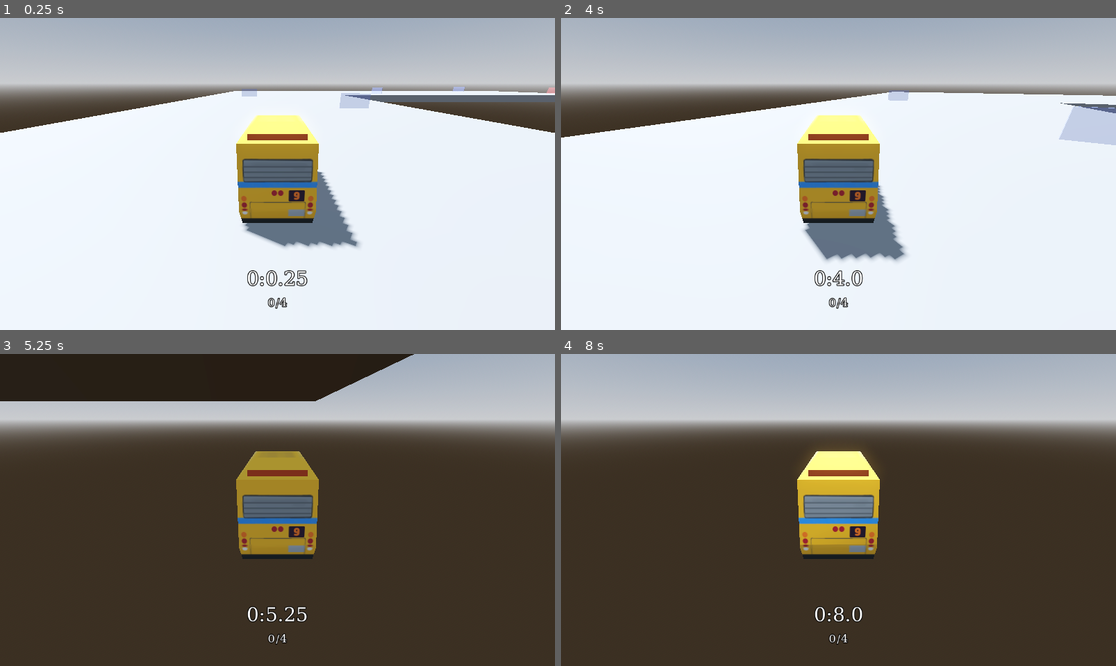
Above: before the commit, frames 1-4 (two rows, left to right).
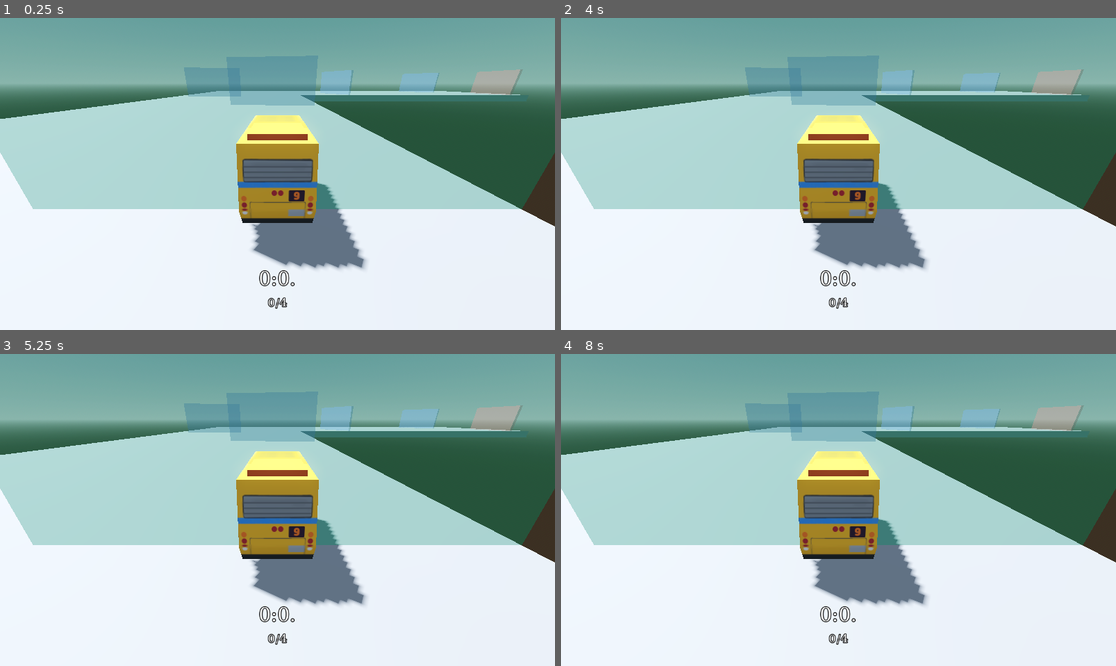
Above: after the commit, the same moments.

Repository: Username4DSchool/racing_game
Game: Godot game, scene res://tracks/track_1.tscn
Two runs of this game, one before a commit and one after it. Both use one fixed random seed, a clock stepped at 60 frames per second and the inputs below. This scene is started directly instead of the project's main scene.
Inputs:
- Up to frame 1 (0.25 s): no input
- Up to frame 2 (4 s): hold Right (ui_right) 0.53-1.28 s; tap Y (retire, bound only after the commit) every 0.75 s from 0.6 to 3.6 s; hold Down (ui_down) 1.28-2.03 s; hold Right (ui_right) 2.03-2.78 s; hold Up (ui_up) 2.78-3.53 s; hold Left (ui_left) from 3.53 s (still down)
- Up to frame 3 (5.25 s): tap R (respawn) at 4.15 s; tap Y (retire, bound only after the commit) at 4.35, 5.1 s; release Left (ui_left) at 5.03 s; hold Down (ui_down) from 5.03 s (still down)
- Up to frame 4 (8 s): release Down (ui_down) at 5.78 s; hold Right (ui_right) 5.78-6.53 s; tap Y (retire, bound only after the commit) at 5.85, 6.6, 7.35 s; hold Up (ui_up) 6.53-7.28 s; hold Right (ui_right) from 7.28 s (still down)

The runs differ from the first frame. In frame 1, 59% of the frame differs, in the area x 0-100%, y 0-86%; in frame 2, 58%; in frame 3, 95%; in frame 4, 97%, in the area x 0-100%, y 0-100%.
Error before the commit: Invalid assignment of property or key 'velocity' with value of type 'Vector2' on a base object of type 'CharacterBody3D (car.gd)'. (res://track.gd:55)

Commit message:
added advanced timer, added start block

Diff:
--- a/car.gd
+++ b/car.gd
@@ -5,6 +5,7 @@
 @export var sliding = false
 @export var slide_steer = 0
 @export var drift_multiplier= 0
+
 func _physics_process(delta: float) -> void:
 	if Input.get_axis("ui_left", "ui_right") and speed > 0:
 		if speed < 0.2:
--- a/checkpoint.tscn
+++ b/checkpoint.tscn
@@ -13,6 +13,7 @@
 albedo_color = Color(0.576471, 0.643137, 1, 0.392157)
 
 [node name="checkpoint" type="Area3D"]
+transform = Transform3D(4, 0, 0, 0, 4, 0, 0, 0, 4, 0, 0, 0)
 script = ExtResource("1_luqgl")
 
 [node name="CollisionShape3D" type="CollisionShape3D" parent="."]
--- a/finish.tscn
+++ b/finish.tscn
@@ -13,6 +13,7 @@
 albedo_color = Color(1, 0.494118, 0.521569, 0.392157)
 
 [node name="finish" type="Area3D"]
+transform = Transform3D(4, 0, 0, 0, 4, 0, 0, 0, 4, 0, 0, 0)
 script = ExtResource("1_yp4eo")
 
 [node name="CollisionShape3D" type="CollisionShape3D" parent="."]
--- a/project.godot
+++ b/project.godot
@@ -58,3 +58,8 @@
 "events": [Object(InputEventKey,"resource_local_to_scene":false,"resource_name":"","device":-1,"window_id":0,"alt_press …(192 unchanged characters)…
 ]
 }
+retire={
+"deadzone": 0.2,
+"events": [Object(InputEventKey,"resource_local_to_scene":false,"resource_name":"","device":-1,"window_id":0,"alt_pressed":false,"shift_pressed":false,"ctrl_pressed":false,"meta_pressed":false,"pressed":false,"keycode":0,"physical_keycode":89,"key_label":0,"unicode":122,"location":0,"echo":false,"script":null)
+]
+}
--- /dev/null
+++ b/start.tscn
@@ -0,0 +1,23 @@
+[gd_scene load_steps=4 format=3 uid="uid://cntf6f6dturiq"]
+
+[sub_resource type="BoxShape3D" id="BoxShape3D_goijn"]
+size = Vector3(2, 1, 0.1)
+
+[sub_resource type="BoxMesh" id="BoxMesh_yp4eo"]
+size = Vector3(2, 1, 0.1)
+
+[sub_resource type="StandardMaterial3D" id="StandardMaterial3D_1svla"]
+transparency = 1
+albedo_color = Color(2.02149e-06, 0.795811, 0.52185, 0.392157)
+
+[node name="start" type="Area3D"]
+transform = Transform3D(4, 0, 0, 0, 4, 0, 0, 0, 4, 0, 0, 0)
+
+[node name="CollisionShape3D" type="CollisionShape3D" parent="."]
+transform = Transform3D(-4.37114e-08, 0, 1, 0, 1, 0, -1, 0, -4.37114e-08, 0, 0.5, 0)
+shape = SubResource("BoxShape3D_goijn")
+
+[node name="MeshInstance3D" type="MeshInstance3D" parent="."]
+transform = Transform3D(-4.37114e-08, 0, 1, 0, 1, 0, -1, 0, -4.37114e-08, 0, 0.5, 0)
+mesh = SubResource("BoxMesh_yp4eo")
+surface_material_override/0 = SubResource("StandardMaterial3D_1svla")
--- a/track.gd
+++ b/track.gd
@@ -3,23 +3,17 @@
 var time = 0
 var checkpoints = 0
 # Called when the node enters the scene tree for the first time.
-func _ready() -> void:
-	pass # Replace with function body.
-
-@onready var checkpoint_data = {
- "Position": $finish.position,
- "Rotation": $finish.rotation.y,
- "Speed": 0,
- "Steering": 0,
- "Sliding": false,
- "Slide Steer": 0,
- "Drift Boost": 0,
- "Velocity": Vector2.ZERO,
-}
+var checkpoint_data
+var timer_paused = true
 
 # Called every frame. 'delta' is the elapsed time since the previous frame.
+
+
 func _process(delta: float) -> void:
-	time += delta
+	if not timer_paused:
+		time += delta
+	elif $car/car.disable_mode == Node.PROCESS_MODE_DISABLED:
+		time = $timer.time_left
 func check_checkpoints() -> bool:
 	var check = true
 	checkpoints = 0
@@ -30,7 +24,7 @@
 
 func finish():
 	if check_checkpoints():
-		print("finish")
+		timer_paused = true
 
 func save_point():
 	checkpoint_data = {
@@ -57,3 +51,28 @@
 func _input(event: InputEvent) -> void:
 	if Input.is_action_just_pressed("respawn"):
 		respawn()
+	if Input.is_action_just_pressed("retire"):
+		retire()
+
+func retire():
+	$car/car.process_mode = Node.PROCESS_MODE_DISABLED
+	timer_paused = true
+	time = 0
+	checkpoint_data = {
+ "Position": $start.position + Vector3(0,0.5,0),
+ "Rotation": $start.rotation.y,
+ "Speed": 0,
+ "Steering": 0,
+ "Sliding": false,
+ "Slide Steer": 0,
+ "Drift Boost": 0,
+ "Velocity": Vector3.ZERO,
+	}
+	respawn()
+	$timer.start()
+	await $timer.timeout
+	$car/car.process_mode = Node.PROCESS_MODE_ALWAYS
+	timer_paused = false
+
+func _ready() -> void:
+	retire()
--- a/tracks/track_1.tscn
+++ b/tracks/track_1.tscn
@@ -1,10 +1,11 @@
-[gd_scene load_steps=8 format=3 uid="uid://u6gh52pl0ita"]
+[gd_scene load_steps=9 format=3 uid="uid://u6gh52pl0ita"]
 
 [ext_resource type="PackedScene" uid="uid://c1p5dve86skon" path="res://track.tscn" id="1_jhe20"]
 [ext_resource type="PackedScene" uid="uid://p23gv78dec47" path="res://car.tscn" id="2_btncu"]
 [ext_resource type="PackedScene" uid="uid://cxustehqkjlkl" path="res://checkpoint.tscn" id="3_cejyx"]
 [ext_resource type="PackedScene" uid="uid://btkn7skpax3tn" path="res://finish.tscn" id="4_xv2qj"]
 [ext_resource type="PackedScene" uid="uid://cdv1qwnnmkqq5" path="res://hud.tscn" id="5_xv2qj"]
+[ext_resource type="PackedScene" uid="uid://cntf6f6dturiq" path="res://start.tscn" id="6_aq6f0"]
 
 [sub_resource type="BoxMesh" id="BoxMesh_cejyx"]
 size = Vector3(2, 0.1, 2)
@@ -20,16 +21,16 @@
 transform = Transform3D(1, 0, 0, 0, 1, 0, 0, 0, 1, 0, 0.266619, 0)
 
 [node name="checkpoint" parent="checkpoints" index="0" instance=ExtResource("3_cejyx")]
-transform = Transform3D(0.14199, 0, 0.989868, 0, 1, 0, -0.989868, 0, 0.14199, 12.2153, 1.90735e-06, 5.45806)
+transform = Transform3D(0.56796, 0, 3.95947, 0, 4, 0, -3.95947, 0, 0.56796, 12.2153, 1.90735e-06, 5.45806)
 
 [node name="checkpoint2" parent="checkpoints" index="1" instance=ExtResource("3_cejyx")]
-transform = Transform3D(-0.22194, 0, 0.97506, 0, 1, 0, -0.97506, 0, -0.22194, 26.2794, 1.90735e-06, -3.76744)
+transform = Transform3D(-0.88776, 0, 3.90024, 0, 4, 0, -3.90024, 0, -0.88776, 26.2794, 1.90735e-06, -3.76744)
 
 [node name="checkpoint3" parent="checkpoints" index="2" instance=ExtResource("3_cejyx")]
-transform = Transform3D(0.882152, 0, 0.470966, 0, 1, 0, -0.470966, 0, 0.882152, 34.7951, 1.90735e-06, 17.1093)
+transform = Transform3D(3.52861, 0, 1.88386, 0, 4, 0, -1.88386, 0, 3.52861, 34.7951, 1.90735e-06, 17.1093)
 
 [node name="checkpoint4" parent="checkpoints" index="3" instance=ExtResource("3_cejyx")]
-transform = Transform3D(0.882152, 0, 0.470966, 0, 1, 0, -0.470966, 0, 0.882152, 44.3931, 1.90735e-06, 39.0007)
+transform = Transform3D(3.52861, 0, 1.88386, 0, 4, 0, -1.88386, 0, 3.52861, 44.3931, 1.90735e-06, 39.0007)
 
 [node name="floor" type="StaticBody3D" parent="track_objects" index="0"]
 transform = Transform3D(10, 0, 0, 0, 10, 0, 0, 0, 10, 0, 0, 0)
@@ -87,6 +88,13 @@
 shape = SubResource("ConcavePolygonShape3D_xv2qj")
 
 [node name="finish" parent="." index="5" instance=ExtResource("4_xv2qj")]
-transform = Transform3D(1, 0, 0, 0, 1, 0, 0, 0, 1, 34.0077, -4.76837e-07, 46.8047)
+transform = Transform3D(4, 0, 0, 0, 4, 0, 0, 0, 4, 34.0077, -4.76837e-07, 46.8047)
 
 [node name="hud" parent="." index="6" instance=ExtResource("5_xv2qj")]
+
+[node name="start" parent="." index="7" instance=ExtResource("6_aq6f0")]
+transform = Transform3D(4, 0, 0, 0, 4, 0, 0, 0, 4, -5.09114, -1.66893e-06, 6.00309)
+
+[node name="timer" type="Timer" parent="." index="8"]
+wait_time = 3.0
+one_shot = true
